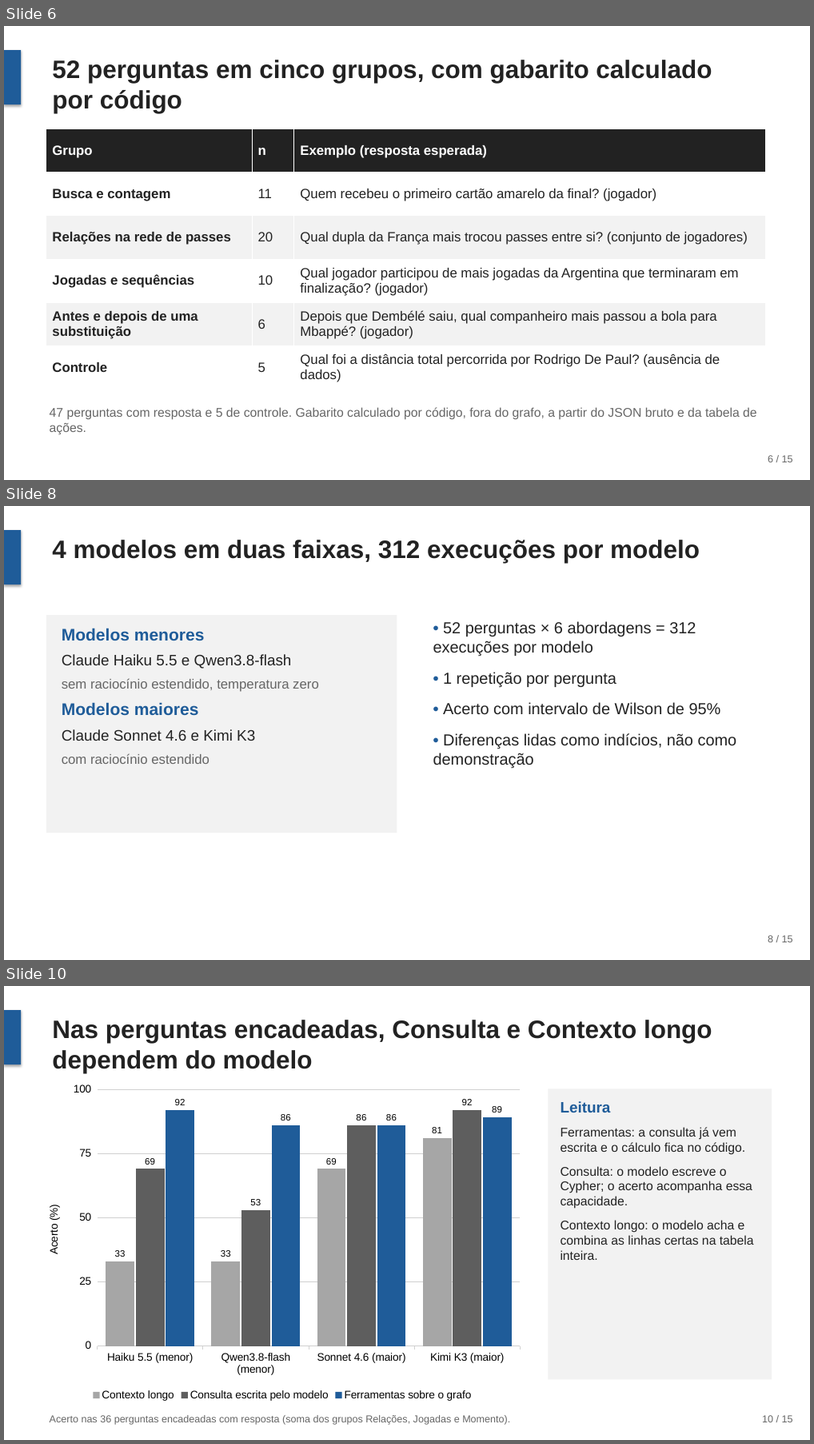
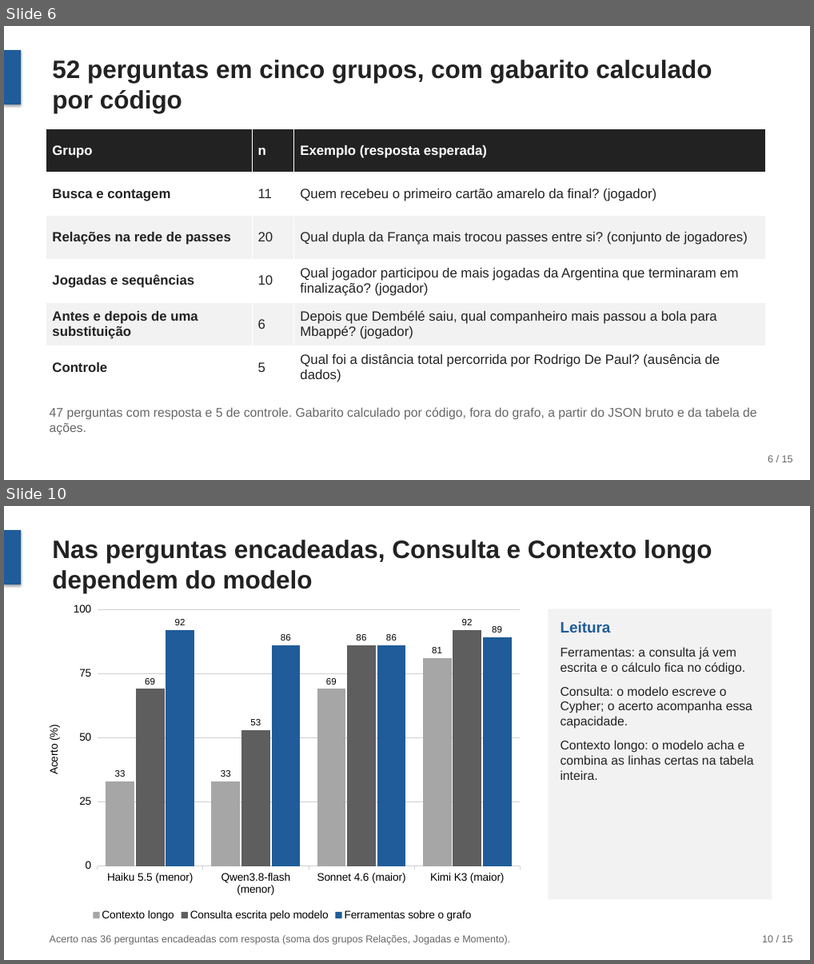
Before and after one commit to joaowinderfeldbussolotto/football-tactics-knowledge-graph, a slide deck: apresentacao/apresentacao.pptx. Shown one above the other, each under a label of ours: slides 6, 8 and 10 before the commit, slides 6 and 10 after it; the slides between them are not shown. The pictures are 814x1444 and 814x964 pixels, drawn with LibreOffice and Linux fonts; fonts in the diff are those of the drawing. Boxes give left, top, right and bottom in pixels: in the first picture for what was removed or moved away, otherwise in the second. Text is boxed around its words. In the diff, an @@ line names an element or a change of style, - is before the commit and + after.

```diff
--- a/apresentacao/apresentacao.pptx
+++ b/apresentacao/apresentacao.pptx
@@ slide 8 removed at box(4, 506, 810, 960), background #FFFFFF @@
@@ rectangle removed at box(4, 530, 21, 584) @@
@@ title removed at box(52, 540, 700, 563) @@
-4 modelos em duas faixas, 312 execuções por modelo
@@ rectangle removed at box(46, 615, 398, 832) @@
@@ text removed at box(434, 621, 738, 768) @@
-• 52 perguntas × 6 abordagens = 312 execuções por modelo
-• 1 repetição por pergunta
-• Acerto com intervalo de Wilson de 95%
-• Diferenças lidas como indícios, não como demonstração
@@ text removed at box(62, 628, 319, 764) @@
-Modelos menores
-Claude Haiku 5.5 e Qwen3.8-flash
-sem raciocínio estendido, temperatura zero
-Modelos maiores
-Claude Sonnet 4.6 e Kimi K3
-com raciocínio estendido
@@ text removed at box(768, 935, 794, 942) @@
-8 / 15
```
Also in this commit, not shown: 4 slides changed, 1 slide added, 1 other file.
